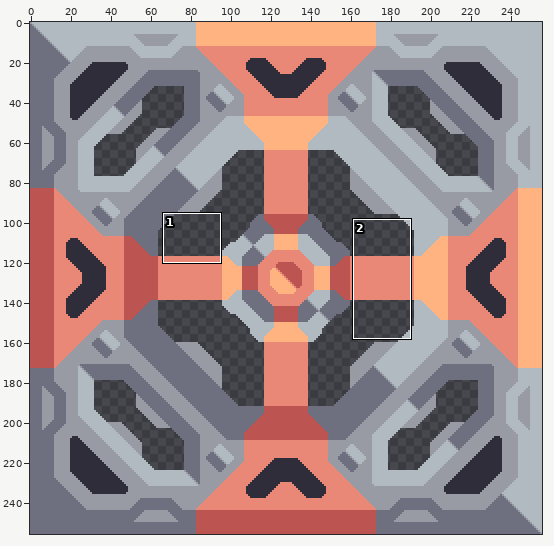
File history of a sprite sheet, assets/sprites/blocks/power/fusion-reactor.png. Above, an overview of the earlier version with the close-up marked.
Close-up. As it was:
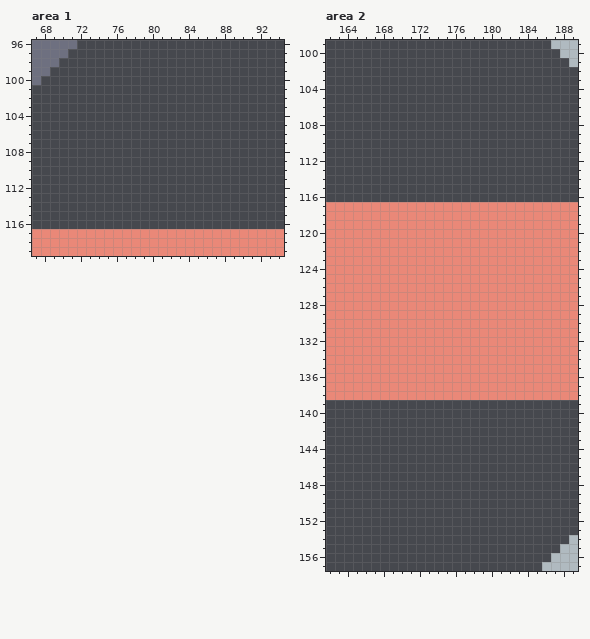
The file is 256x256 pixels. Shown: area 1: x 67..94, y 96..119; area 2: x 162..189, y 99..157. The commit also changed other parts of the picture, which this record leaves out.
The same view after the edit:
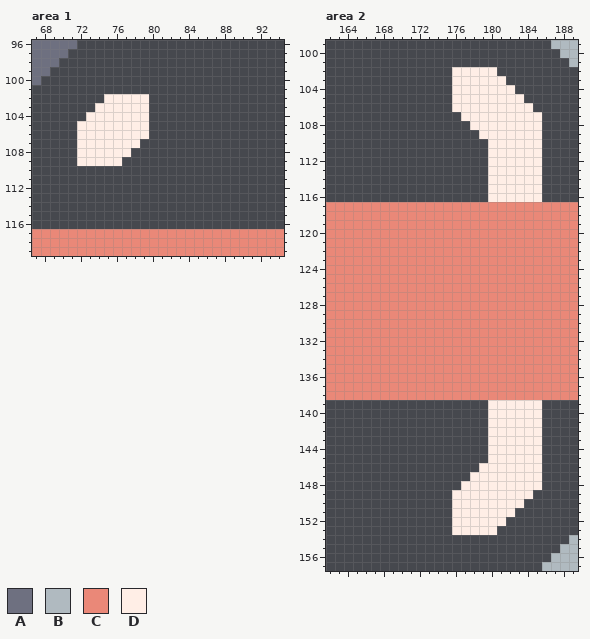
Palette (. is transparent): A #6e7080  B #b0bac0  C #ea8878  D #ffeee6
From old to new:
--- area 1
@@ x 70..81 @@
 101 ............
-102 ............
-103 ............
-104 ............
-105 ............
-106 ............
-107 ............
-108 ............
-109 ............
+102 .....DDDDD..
+103 ....DDDDDD..
+104 ...DDDDDDD..
+105 ..DDDDDDDD..
+106 ..DDDDDDDD..
+107 ..DDDDDDD...
+108 ..DDDDDD....
+109 ..DDDDD.....
 110 ............
--- area 2
@@ x 174..187 @@
 101 ..............
-102 ..............
-103 ..............
-104 ..............
-105 ..............
-106 ..............
-107 ..............
-108 ..............
-109 ..............
-110 ..............
-111 ..............
-112 ..............
-113 ..............
-114 ..............
-115 ..............
-116 ..............
+102 ..DDDDD.......
+103 ..DDDDDD......
+104 ..DDDDDDD.....
+105 ..DDDDDDDD....
+106 ..DDDDDDDDD...
+107 ...DDDDDDDDD..
+108 ....DDDDDDDD..
+109 .....DDDDDDD..
+110 ......DDDDDD..
+111 ......DDDDDD..
+112 ......DDDDDD..
+113 ......DDDDDD..
+114 ......DDDDDD..
+115 ......DDDDDD..
+116 ......DDDDDD..
 117 CCCCCCCCCCCCCC
@@ x 174..187 @@
 138 CCCCCCCCCCCCCC
-139 ..............
-140 ..............
-141 ..............
-142 ..............
-143 ..............
-144 ..............
-145 ..............
-146 ..............
-147 ..............
-148 ..............
-149 ..............
-150 ..............
-151 ..............
-152 ..............
-153 ..............
+139 ......DDDDDD..
+140 ......DDDDDD..
+141 ......DDDDDD..
+142 ......DDDDDD..
+143 ......DDDDDD..
+144 ......DDDDDD..
+145 ......DDDDDD..
+146 .....DDDDDDD..
+147 ....DDDDDDDD..
+148 ...DDDDDDDDD..
+149 ..DDDDDDDDD...
+150 ..DDDDDDDD....
+151 ..DDDDDDD.....
+152 ..DDDDDD......
+153 ..DDDDD.......
 154 ..............
Where, in picture pixels (left, top, right, bottom), the same in both close-ups:
added: (77, 94, 149, 166)
added: (452, 67, 542, 202)
added: (452, 400, 542, 535)
